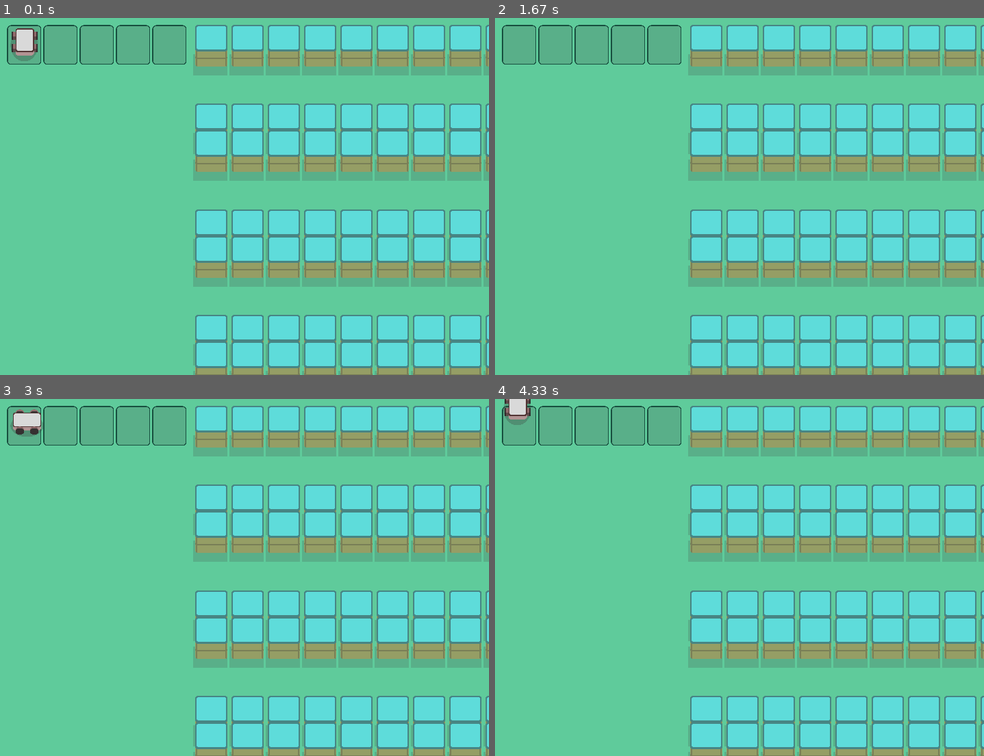
Above: before the commit, frames 1-4 (two rows, left to right).
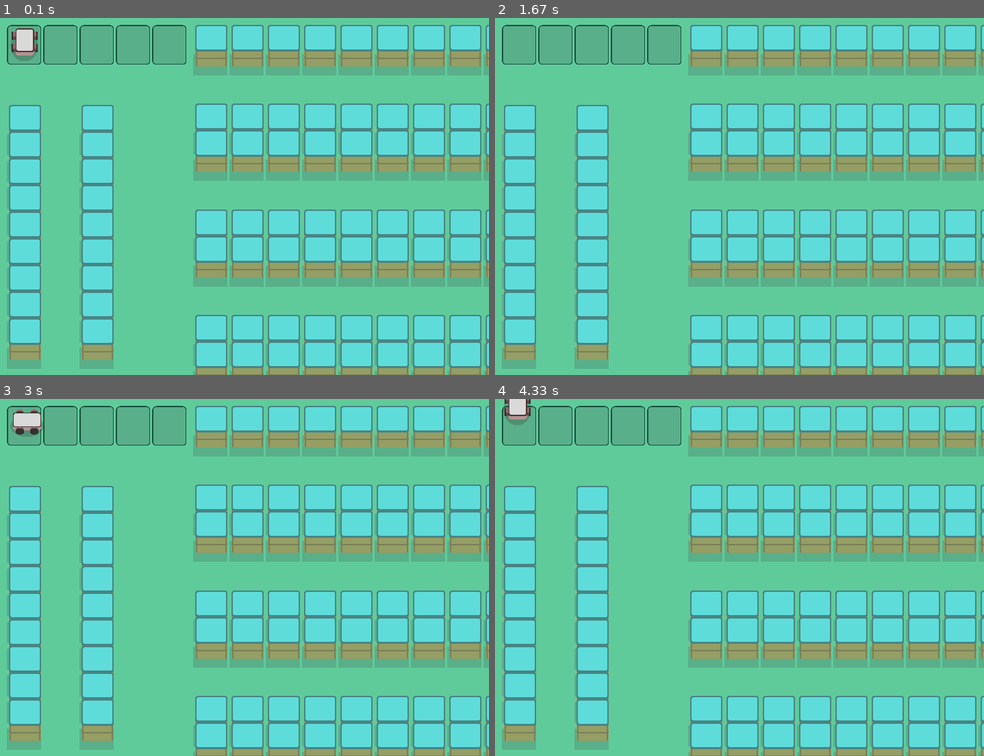
Above: after the commit, the same moments.

Repository: biplove01/warehouse-simulation-2D
Game: pygame game, started from main.py
The game is run twice, just before and just after one commit, with the same random seed, the same clock (stepped at 60 frames per second) and the same inputs.
Inputs:
- Up to frame 1 (0.1 s): no input
- Up to frame 2 (1.67 s): hold Right 0.33-0.8 s; hold Up 0.83-1.13 s; hold D 1.17-1.63 s
- Up to frame 3 (3 s): hold Left 1.67-2.2 s; hold S 2.23-2.53 s; hold Left 2.57-2.97 s
- Up to frame 4 (4.33 s): hold W 3-3.37 s; hold S from 4.07 s (still down)

The runs differ from the first frame. In frame 1, 10% of the frame differs, in the area x 1-24%, y 24-99%; in frame 2, 10%; in frame 3, 10%; in frame 4, 10%.

Commit message:
map layout completed

Diff:
--- /dev/null
+++ b/constants.py
@@ -0,0 +1,27 @@
+
+PADDING_BORDER = 10
+
+TILE_SIZE = 50
+TILE_GAP = 3
+
+CHARGE_STATION_HEIGHT = 58
+SHELF_HEIGHT = 74
+SHELF_TOP_HEIGHT = 36
+GAME_WIDTH = 704 + PADDING_BORDER     #22 cols
+GAME_HEIGHT = 512 + PADDING_BORDER    #15 rows
+ROBOT_DISTANCE = 5
+
+# warehouse layout
+NUMBER_OF_ROBOTS = 5
+
+
+# robot position and size
+ROBOT_X = PADDING_BORDER + 5
+ROBOT_Y = PADDING_BORDER + 5
+ROBOT_WIDTH = 40
+ROBOT_LENGTH = 48
+ROBOT_VELOCITY_X = 3
+ROBOT_VELOCITY_Y = 3
+
+# environment variables
+FRICTION = 0.4
--- /dev/null
+++ b/create_map.py
@@ -0,0 +1,66 @@
+from constants import *
+
+def create_map():
+
+  # Charge stations
+  for i in range(5):
+    x = PADDING_BORDER + i * (TILE_SIZE + TILE_GAP)
+    y = PADDING_BORDER
+    charge_station = ChargeStation( x, y ,robot_charge_station)
+    charge_stations.append(charge_station)
+
+  # shelves horizontal
+  for i in range(12):
+    x1 = PADDING_BORDER + (5 * (TILE_SIZE + TILE_GAP + TILE_GAP/2) ) + i * (TILE_SIZE + TILE_GAP)
+    y1 = PADDING_BORDER
+    shelf1 = Shelf( x1, y1, shelf_image_empty )
+
+    y2 = y1 + SHELF_TOP_HEIGHT + 1.5 * (TILE_SIZE + TILE_GAP)
+    y3 = y2 + SHELF_TOP_HEIGHT + TILE_GAP
+
+    y4 = y3 + SHELF_TOP_HEIGHT + 1.5 * (TILE_SIZE + TILE_GAP)
+    y5 = y4 + SHELF_TOP_HEIGHT + TILE_GAP
+
+    y6 = y5 + SHELF_TOP_HEIGHT + 1.5 * (TILE_SIZE + TILE_GAP)
+    y7 = y6 + SHELF_TOP_HEIGHT + TILE_GAP
+
+    shelf2 = Shelf( x1, y2, shelf_image_empty )
+    shelf3 = Shelf( x1, y3, shelf_image_empty )
+    shelf4 = Shelf( x1, y4, shelf_image_empty )
+    shelf5 = Shelf( x1, y5, shelf_image_empty )
+    shelf6 = Shelf( x1, y6, shelf_image_empty )
+    shelf7 = Shelf( x1, y7, shelf_image_empty )
+
+    shelves.append(shelf1)
+    shelves.append(shelf2)
+    shelves.append(shelf3)
+    shelves.append(shelf4)
+    shelves.append(shelf5)
+    shelves.append(shelf6)
+    shelves.append(shelf7)
+
+  # shelves vertical
+  for i in range(9):
+    x1 = PADDING_BORDER
+    y1 = PADDING_BORDER + (CHARGE_STATION_HEIGHT + TILE_SIZE + 3* TILE_GAP)  + i * (SHELF_TOP_HEIGHT + TILE_GAP)
+
+    x2 = x1 + 2* (TILE_SIZE + TILE_GAP)
+    x3 = x2 + 17* (TILE_SIZE + TILE_GAP)
+    x4 = x3 + TILE_SIZE + TILE_GAP
+
+    shelf1 = Shelf(x1, y1, shelf_image_empty)
+    shelf2 = Shelf(x2, y1, shelf_image_empty)
+    shelf3 = Shelf(x3, y1, shelf_image_empty)
+    shelf4 = Shelf(x4, y1, shelf_image_empty)
+
+
+    shelves.append(shelf1)
+    shelves.append(shelf2)
+    shelves.append(shelf3)
+    shelves.append(shelf4)
+
+  # Drop off platform
+  x_dropoff = PADDING_BORDER
+  y_dropoff = y7 + 2*(TILE_SIZE+ TILE_GAP)
+  dropoff_platform = DropoffPlatform(x_dropoff, y_dropoff, drop_off_platform_image)
+  dropoff_platforms.append(dropoff_platform)
--- a/main.py
+++ b/main.py
@@ -2,9 +2,14 @@
 from sys import exit
 import os
 
+# from constants import *
+
+
 PADDING_BORDER = 10
 
 TILE_SIZE = 50
+TILE_GAP = 3
+
 CHARGE_STATION_HEIGHT = 58
 SHELF_HEIGHT = 74
 SHELF_TOP_HEIGHT = 36
@@ -28,6 +33,7 @@
 FRICTION = 0.4
 
 
+
 def load_img(image_name, scale=None):
   image = pygame.image.load(os.path.join("assets", image_name))
   if scale is not None:
@@ -44,6 +50,7 @@
 shelf_image_filled = load_img("shelf-filled.png", (TILE_SIZE, SHELF_HEIGHT))
 
 robot_charge_station = load_img("robot-charging.png", (TILE_SIZE, CHARGE_STATION_HEIGHT))
+drop_off_platform_image = load_img("drop-off.png", (4 * (TILE_SIZE + TILE_GAP), CHARGE_STATION_HEIGHT))
 
 
 pygame.init()
@@ -51,6 +58,7 @@
 pygame.display.set_caption("Warehouse Simulation")
 pygame.display.set_icon(robot_image_side)
 clock = pygame.time.Clock()
+
 
 class Robot(pygame.Rect):
   def __init__(self):
@@ -81,7 +89,13 @@
 
 class ChargeStation(pygame.Rect):
   def __init__(self, x, y, image):
-    pygame.Rect.__init__(self, x, y, TILE_SIZE, SHELF_HEIGHT)
+    pygame.Rect.__init__(self, x, y, TILE_SIZE, CHARGE_STATION_HEIGHT)
+    self.image = image
+
+
+class DropoffPlatform(pygame.Rect):
+  def __init__(self, x, y, image):
+    pygame.Rect.__init__(self, x, y, TILE_SIZE, CHARGE_STATION_HEIGHT)
     self.image = image
 
 
@@ -102,28 +116,52 @@
   robot.y += robot.velocity_y
 
 
-
-
 def handle_movements():
   keys = pygame.key.get_pressed()
-  if keys[pygame.K_UP] or keys[pygame.K_w]:
+
+  moving_up = keys[pygame.K_UP] or keys[pygame.K_w]
+  moving_down = keys[pygame.K_DOWN] or keys[pygame.K_s]
+  moving_left = keys[pygame.K_LEFT] or keys[pygame.K_a]
+  moving_right = keys[pygame.K_RIGHT] or keys[pygame.K_d]
+
+  if moving_up:
     robot.velocity_y = -ROBOT_VELOCITY_Y
     robot.direction = 'up'
-  if keys[pygame.K_DOWN] or keys[pygame.K_s]:
+  elif moving_down:
     robot.velocity_y = ROBOT_VELOCITY_Y
     robot.direction = 'down'
-  if keys[pygame.K_RIGHT] or keys[pygame.K_d]:
+  elif moving_right:
     robot.velocity_x = ROBOT_VELOCITY_X
     robot.direction = 'right'
-  if keys[pygame.K_LEFT] or keys[pygame.K_a]:
+  elif moving_left:
     robot.velocity_x = -ROBOT_VELOCITY_X
     robot.direction = 'left'
 
 
+
+def draw():
+  window.fill("#5FCB9B")
+
+  # draws charge stations
+  for station in charge_stations:
+    window.blit(station.image, station)
+
+  # draws drop off platforms
+  for platform in dropoff_platforms:
+    window.blit(platform.image, platform)
+
+  # updates the robot image file as per curr state
+  robot.update_image()
+  window.blit(robot.image, robot)
+
+  # draws shelves
+  for shelf in shelves:
+    window.blit(shelf.image, shelf)
+
+
 def create_map():
+
   # Charge stations
-  TILE_GAP = 3
-
   for i in range(5):
     x = PADDING_BORDER + i * (TILE_SIZE + TILE_GAP)
     y = PADDING_BORDER
@@ -161,27 +199,30 @@
     shelves.append(shelf7)
 
   # shelves vertical
-
-
-
-
-
-def draw():
-  window.fill("#5FCB9B")
-
-
-  # draws charge stations
-  for station in charge_stations:
-    window.blit(station.image, station)
-
-  # updates the robot image file as per curr state
-  robot.update_image()
-  window.blit(robot.image, robot)
-
-  # draws shelves
-  for shelf in shelves:
-    window.blit(shelf.image, shelf)
-
+  for i in range(9):
+    x1 = PADDING_BORDER
+    y1 = PADDING_BORDER + (CHARGE_STATION_HEIGHT + TILE_SIZE + 3* TILE_GAP)  + i * (SHELF_TOP_HEIGHT + TILE_GAP)
+
+    x2 = x1 + 2* (TILE_SIZE + TILE_GAP)
+    x3 = x2 + 17* (TILE_SIZE + TILE_GAP)
+    x4 = x3 + TILE_SIZE + TILE_GAP
+
+    shelf1 = Shelf(x1, y1, shelf_image_empty)
+    shelf2 = Shelf(x2, y1, shelf_image_empty)
+    shelf3 = Shelf(x3, y1, shelf_image_empty)
+    shelf4 = Shelf(x4, y1, shelf_image_empty)
+
+
+    shelves.append(shelf1)
+    shelves.append(shelf2)
+    shelves.append(shelf3)
+    shelves.append(shelf4)
+
+  # Drop off platform
+  x_dropoff = PADDING_BORDER
+  y_dropoff = y7 + 2*(TILE_SIZE+ TILE_GAP)
+  dropoff_platform = DropoffPlatform(x_dropoff, y_dropoff, drop_off_platform_image)
+  dropoff_platforms.append(dropoff_platform)
 
 
 
@@ -189,6 +230,7 @@
 robot = Robot()
 charge_stations = []
 shelves = []
+dropoff_platforms = []
 create_map()
 
 while True:
--- a/tempCodeRunnerFile.py
+++ b/tempCodeRunnerFile.py
@@ -1,2 +1 @@
-_map():
-#   for i in ra
+SHELF_TOP_HEIGHT + TILE_GAP
Binary file added: assets/drop-off.png
Binary file removed: assets/platform-drop-off.png
